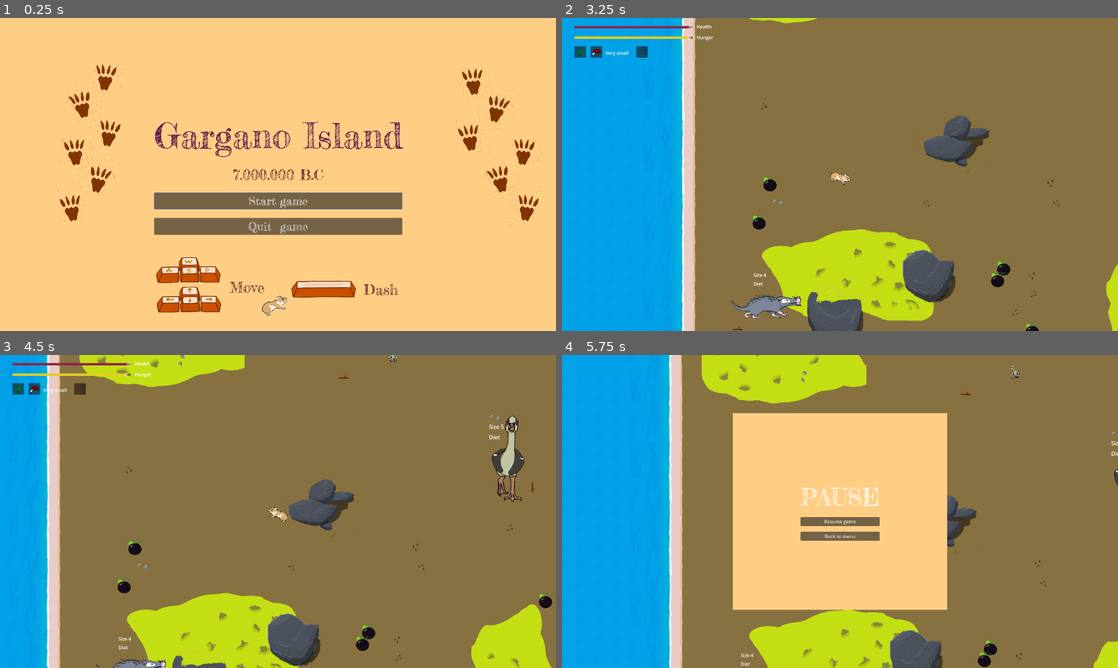
Above: before the commit, frames 1-4 (two rows, left to right).
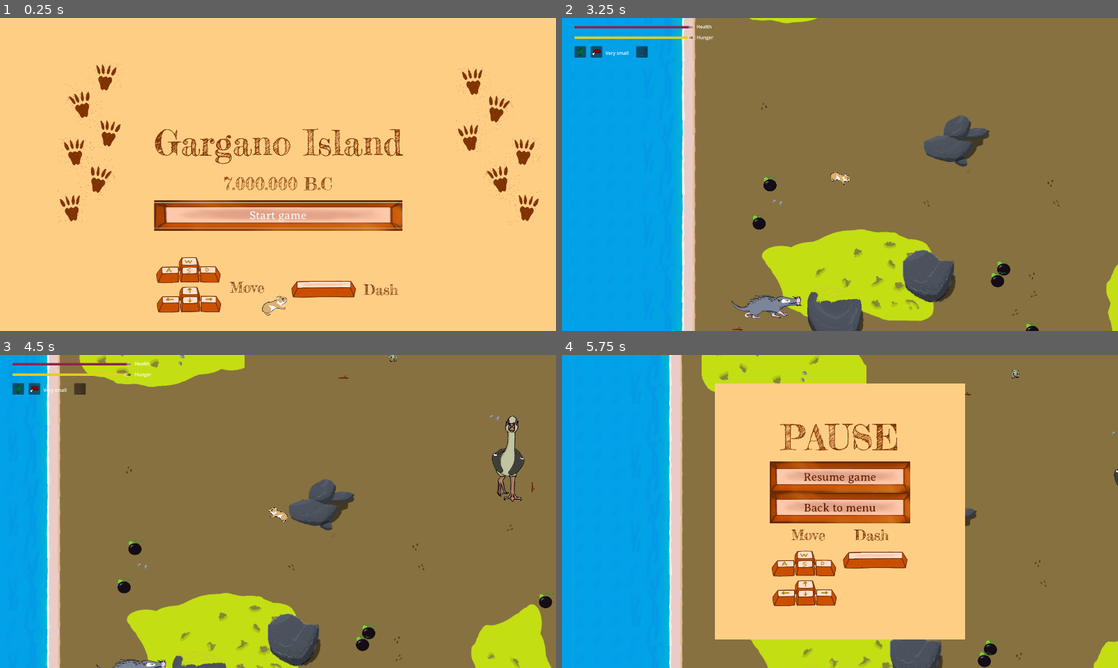
Above: after the commit, the same moments.

Repository: nialsiG/GMTK2024
Game: Godot game, scene res://scenes/start_menu.tscn
Same seed, same stepped clock (60 frames per second), same inputs: the game is played once before the commit and once after it. The engine's default icon, where the game draws it, is replaced by a stand-in: a white triangle on a blue panel in a dark square.
Inputs:
- Up to frame 1 (0.25 s): no input
- Up to frame 2 (3.25 s): click "Start game" at 0.5 s; hold D (move_right) 1.28-2.03 s; tap Space (attack) at 1.35, 2.1, 2.85 s; hold S (move_down) 2.03-2.78 s; hold D (move_right) from 2.78 s (still down)
- Up to frame 3 (4.5 s): release D (move_right) at 3.53 s; hold W (move_up) 3.53-4.28 s; tap Space (attack) at 3.6, 4.35 s; hold A (move_left) from 4.28 s (still down)
- Up to frame 4 (5.75 s): keep holding A (move_left); tap Escape (pause_unpause) at 4.9 s; tap Space (attack) at 5.1 s

The runs differ from the first frame. In frame 1, 8.5% of the frame differs, in the area x 27-73%, y 33-89%; in frame 2, less than 0.1%; in frame 3, less than 0.1%; in frame 4, 21%, in the area x 27-100%, y 3-100%.

Commit message:
polish - menus

Diff:
--- a/Gmtk 2024/resources/buttons/button_theme.tres
+++ b/Gmtk 2024/resources/buttons/button_theme.tres
@@ -1,7 +1,7 @@
 [gd_resource type="Theme" load_steps=2 format=3 uid="uid://cy4ctfdd5em41"]
 
-[ext_resource type="FontFile" uid="uid://cu62feaxfcqk8" path="res://assets/fonts/FrederickatheGreat-Regular.ttf" id="1_p8igi"]
+[ext_resource type="FontFile" uid="uid://bxidviks1lwgv" path="res://assets/fonts/AveriaSerifLibre-Regular.ttf" id="1_mtu2m"]
 
 [resource]
-default_font = ExtResource("1_p8igi")
+default_font = ExtResource("1_mtu2m")
 default_font_size = 40
--- /dev/null
+++ b/Gmtk 2024/resources/buttons/new_style_box_texture.tres
@@ -0,0 +1,10 @@
+[gd_resource type="StyleBoxTexture" load_steps=2 format=3 uid="uid://by586e7gx5rdv"]
+
+[ext_resource type="Texture2D" uid="uid://b2btcse5urg53" path="res://assets/sprites/Icons/button.png" id="1_j7fjv"]
+
+[resource]
+texture = ExtResource("1_j7fjv")
+texture_margin_top = 20.0
+texture_margin_bottom = 20.0
+expand_margin_top = 10.0
+expand_margin_bottom = 10.0
--- a/Gmtk 2024/resources/labels/text2.tres
+++ b/Gmtk 2024/resources/labels/text2.tres
@@ -1,4 +1,7 @@
-[gd_resource type="LabelSettings" format=3 uid="uid://csfqvnijlr80y"]
+[gd_resource type="LabelSettings" load_steps=2 format=3 uid="uid://csfqvnijlr80y"]
+
+[ext_resource type="FontFile" uid="uid://bxidviks1lwgv" path="res://assets/fonts/AveriaSerifLibre-Regular.ttf" id="1_5hyxi"]
 
 [resource]
-font_size = 40
+font = ExtResource("1_5hyxi")
+font_size = 50
--- a/Gmtk 2024/resources/labels/title1.tres
+++ b/Gmtk 2024/resources/labels/title1.tres
@@ -5,4 +5,4 @@
 [resource]
 font = ExtResource("1_bm3e0")
 font_size = 120
-font_color = Color(0.368627, 0.0980392, 0.290196, 1)
+font_color = Color(0.498039, 0.2, 0, 1)
--- a/Gmtk 2024/resources/labels/title3.tres
+++ b/Gmtk 2024/resources/labels/title3.tres
@@ -5,4 +5,4 @@
 [resource]
 font = ExtResource("1_mf6xf")
 font_size = 50
-font_color = Color(0.301961, 0.0941176, 0.109804, 1)
+font_color = Color(0.423529, 0.160784, 0, 1)
--- a/Gmtk 2024/scenes/Animals/Garganomis.tscn
+++ b/Gmtk 2024/scenes/Animals/Garganomis.tscn
@@ -34,3 +34,9 @@
 [node name="FleeingSoundPlayer" parent="." index="4"]
 stream = ExtResource("5_rmcm4")
 volume_db = 24.0
+
+[node name="SizeLabel" parent="." index="5"]
+visible = false
+
+[node name="DietLabel" parent="." index="6"]
+visible = false
--- a/Gmtk 2024/scenes/Animals/Mikrotia.tscn
+++ b/Gmtk 2024/scenes/Animals/Mikrotia.tscn
@@ -20,3 +20,9 @@
 
 [node name="FleeingSoundPlayer" parent="." index="4"]
 stream = ExtResource("4_bcon0")
+
+[node name="SizeLabel" parent="." index="5"]
+visible = false
+
+[node name="DietLabel" parent="." index="6"]
+visible = false
--- a/Gmtk 2024/scenes/Animals/Prolagus.tscn
+++ b/Gmtk 2024/scenes/Animals/Prolagus.tscn
@@ -11,3 +11,9 @@
 scale = Vector2(1, 1)
 sprite_frames = ExtResource("3_ttf2r")
 animation = &"Right"
+
+[node name="SizeLabel" parent="." index="5"]
+visible = false
+
+[node name="DietLabel" parent="." index="6"]
+visible = false
--- a/Gmtk 2024/scenes/Animals/Tyto.tscn
+++ b/Gmtk 2024/scenes/Animals/Tyto.tscn
@@ -31,3 +31,9 @@
 [node name="ChasingSoundPlayer" parent="." index="3"]
 stream = ExtResource("3_1a2ig")
 max_distance = 1000.0
+
+[node name="SizeLabel" parent="." index="5"]
+visible = false
+
+[node name="DietLabel" parent="." index="6"]
+visible = false
--- a/Gmtk 2024/scenes/Animals/deinogalerix.tscn
+++ b/Gmtk 2024/scenes/Animals/deinogalerix.tscn
@@ -36,6 +36,7 @@
 stream = ExtResource("3_0k1gt")
 
 [node name="SizeLabel" type="Label" parent="."]
+visible = false
 offset_left = -45.7143
 offset_top = -100.0
 offset_right = -5.71429
@@ -43,6 +44,7 @@
 text = "Size"
 
 [node name="DietLabel" type="Label" parent="."]
+visible = false
 offset_left = -45.7143
 offset_top = -70.0
 offset_right = -5.71428
--- a/Gmtk 2024/scenes/hud.tscn
+++ b/Gmtk 2024/scenes/hud.tscn
@@ -21,7 +21,9 @@
 [ext_resource type="Texture2D" uid="uid://b01fqvnsq7xg5" path="res://assets/sprites/Icons/IconOmni.png" id="11_x6noh"]
 [ext_resource type="Texture2D" uid="uid://c6j5robnmycuh" path="res://assets/sprites/Icons/IconSturdy.png" id="12_ppxa0"]
 [ext_resource type="Texture2D" uid="uid://36d5gr1c5m7h" path="res://assets/sprites/Icons/IconVegetarism.png" id="13_d4dqn"]
+[ext_resource type="LabelSettings" uid="uid://d0xafy67rfe8g" path="res://resources/labels/title1.tres" id="18_sj7dm"]
 [ext_resource type="LabelSettings" uid="uid://csfqvnijlr80y" path="res://resources/labels/text2.tres" id="20_421p3"]
+[ext_resource type="StyleBox" uid="uid://by586e7gx5rdv" path="res://resources/buttons/new_style_box_texture.tres" id="24_qu03e"]
 
 [sub_resource type="Gradient" id="Gradient_wctgb"]
 colors = PackedColorArray(0, 0, 0, 0.419608, 0, 0, 0, 0.898039)
@@ -134,7 +136,7 @@
 grow_horizontal = 2
 size_flags_vertical = 0
 text = "000"
-label_settings = ExtResource("8_8q417")
+label_settings = ExtResource("18_sj7dm")
 horizontal_alignment = 1
 vertical_alignment = 1
 
@@ -200,7 +202,7 @@
 offset_bottom = 99.0
 size_flags_vertical = 0
 text = "000"
-label_settings = ExtResource("8_8q417")
+label_settings = ExtResource("18_sj7dm")
 horizontal_alignment = 1
 vertical_alignment = 1
 
@@ -248,6 +250,14 @@
 offset_right = 1215.0
 offset_bottom = 1007.0
 theme = ExtResource("8_ao17w")
+theme_override_colors/font_color = Color(0.439216, 0.176471, 0.00392157, 1)
+theme_override_colors/font_pressed_color = Color(0.988235, 0.882353, 0.823529, 1)
+theme_override_colors/font_hover_color = Color(0.756863, 0.368627, 0.054902, 1)
+theme_override_colors/font_focus_color = Color(0.803922, 0.376471, 0.0470588, 1)
+theme_override_styles/normal = ExtResource("24_qu03e")
+theme_override_styles/hover = ExtResource("24_qu03e")
+theme_override_styles/pressed = ExtResource("24_qu03e")
+theme_override_styles/disabled = ExtResource("24_qu03e")
 text = "Back to menu"
 
 [connection signal="pressed" from="FinalScoreContainer/BackToMenuButton" to="." method="_on_back_to_menu_button_pressed"]
--- a/Gmtk 2024/scenes/pause_menu.tscn
+++ b/Gmtk 2024/scenes/pause_menu.tscn
@@ -1,7 +1,12 @@
-[gd_scene load_steps=3 format=3 uid="uid://6l4w61rf18jd"]
+[gd_scene load_steps=8 format=3 uid="uid://6l4w61rf18jd"]
 
 [ext_resource type="Script" path="res://scripts/pause_menu.gd" id="1_4dify"]
-[ext_resource type="LabelSettings" uid="uid://coadgxydvrogy" path="res://resources/labels/title2.tres" id="2_3kwnb"]
+[ext_resource type="LabelSettings" uid="uid://d0xafy67rfe8g" path="res://resources/labels/title1.tres" id="2_iwr68"]
+[ext_resource type="LabelSettings" uid="uid://bn0y2ipsuysdl" path="res://resources/labels/title3.tres" id="3_4uvse"]
+[ext_resource type="Theme" uid="uid://cy4ctfdd5em41" path="res://resources/buttons/button_theme.tres" id="3_e0r3w"]
+[ext_resource type="Texture2D" uid="uid://ce8mkxv2baxkm" path="res://assets/sprites/Other/MoveIcon.png" id="4_ahtax"]
+[ext_resource type="StyleBox" uid="uid://by586e7gx5rdv" path="res://resources/buttons/new_style_box_texture.tres" id="4_cxnfk"]
+[ext_resource type="Texture2D" uid="uid://875s1xw1xkow" path="res://assets/sprites/Other/DashKeyIcon.png" id="5_y5yq5"]
 
 [node name="pause_menu" type="Control"]
 layout_mode = 3
@@ -19,10 +24,10 @@
 anchor_top = 0.5
 anchor_right = 0.5
 anchor_bottom = 0.5
-offset_left = -371.0
-offset_top = -339.0
-offset_right = 371.0
-offset_bottom = 339.0
+offset_left = -432.0
+offset_top = -442.0
+offset_right = 432.0
+offset_bottom = 442.0
 grow_horizontal = 2
 grow_vertical = 2
 color = Color(1, 0.807843, 0.521569, 1)
@@ -45,18 +50,65 @@
 [node name="Label" type="Label" parent="VBoxContainer"]
 layout_mode = 2
 text = "PAUSE"
-label_settings = ExtResource("2_3kwnb")
+label_settings = ExtResource("2_iwr68")
 horizontal_alignment = 1
 
 [node name="resume_button" type="Button" parent="VBoxContainer"]
 layout_mode = 2
 focus_neighbor_top = NodePath("../back_to_menu_button")
+theme = ExtResource("3_e0r3w")
+theme_override_colors/font_color = Color(0.423529, 0.160784, 0, 1)
+theme_override_colors/font_pressed_color = Color(0.792157, 0.376471, 0.0627451, 1)
+theme_override_colors/font_hover_color = Color(1, 1, 1, 1)
+theme_override_colors/font_focus_color = Color(0.815686, 0.415686, 0.0823529, 1)
+theme_override_styles/normal = ExtResource("4_cxnfk")
+theme_override_styles/hover = ExtResource("4_cxnfk")
+theme_override_styles/pressed = ExtResource("4_cxnfk")
+theme_override_styles/disabled = ExtResource("4_cxnfk")
 text = "Resume game"
 
 [node name="back_to_menu_button" type="Button" parent="VBoxContainer"]
 layout_mode = 2
 focus_neighbor_bottom = NodePath("../resume_button")
+theme = ExtResource("3_e0r3w")
+theme_override_colors/font_color = Color(0.423529, 0.160784, 0, 1)
+theme_override_colors/font_pressed_color = Color(0.792157, 0.376471, 0.0627451, 1)
+theme_override_colors/font_hover_color = Color(1, 1, 1, 1)
+theme_override_colors/font_focus_color = Color(0.815686, 0.415686, 0.0823529, 1)
+theme_override_styles/normal = ExtResource("4_cxnfk")
+theme_override_styles/hover = ExtResource("4_cxnfk")
+theme_override_styles/pressed = ExtResource("4_cxnfk")
+theme_override_styles/disabled = ExtResource("4_cxnfk")
 text = "Back to menu"
+
+[node name="HBoxContainer" type="HBoxContainer" parent="VBoxContainer"]
+layout_mode = 2
+theme_override_constants/separation = 100
+alignment = 1
+
+[node name="Label" type="Label" parent="VBoxContainer/HBoxContainer"]
+layout_mode = 2
+text = "Move"
+label_settings = ExtResource("3_4uvse")
+
+[node name="Label2" type="Label" parent="VBoxContainer/HBoxContainer"]
+layout_mode = 2
+text = "Dash"
+label_settings = ExtResource("3_4uvse")
+
+[node name="HBoxContainer2" type="HBoxContainer" parent="VBoxContainer"]
+layout_mode = 2
+alignment = 1
+
+[node name="TextureRect5" type="TextureRect" parent="VBoxContainer/HBoxContainer2"]
+layout_mode = 2
+texture = ExtResource("4_ahtax")
+stretch_mode = 4
+
+[node name="TextureRect6" type="TextureRect" parent="VBoxContainer/HBoxContainer2"]
+layout_mode = 2
+texture = ExtResource("5_y5yq5")
+stretch_mode = 4
 
 [connection signal="pressed" from="VBoxContainer/resume_button" to="." method="_on_resume_button_pressed"]
 [connection signal="pressed" from="VBoxContainer/back_to_menu_button" to="." method="_on_back_to_menu_button_pressed"]
--- a/Gmtk 2024/scenes/start_menu.tscn
+++ b/Gmtk 2024/scenes/start_menu.tscn
@@ -7,14 +7,15 @@
 [ext_resource type="FontFile" uid="uid://cu62feaxfcqk8" path="res://assets/fonts/FrederickatheGreat-Regular.ttf" id="5_qj008"]
 [ext_resource type="AudioStream" uid="uid://dpox0yxacwbcs" path="res://assets/Sounds/aggresive_goose.mp3" id="5_wla5a"]
 [ext_resource type="SpriteFrames" uid="uid://cgwmfc675gf35" path="res://assets/sprites/player.tres" id="6_2iajs"]
+[ext_resource type="StyleBox" uid="uid://by586e7gx5rdv" path="res://resources/buttons/new_style_box_texture.tres" id="7_1ysxi"]
 [ext_resource type="Texture2D" uid="uid://ce8mkxv2baxkm" path="res://assets/sprites/Other/MoveIcon.png" id="7_6ftc6"]
 [ext_resource type="Texture2D" uid="uid://875s1xw1xkow" path="res://assets/sprites/Other/DashKeyIcon.png" id="8_bqtse"]
 [ext_resource type="LabelSettings" uid="uid://bn0y2ipsuysdl" path="res://resources/labels/title3.tres" id="9_o84i5"]
 
 [sub_resource type="LabelSettings" id="LabelSettings_6q3vm"]
 font = ExtResource("5_qj008")
-font_size = 50
-font_color = Color(0.301961, 0.0941176, 0.109804, 1)
+font_size = 60
+font_color = Color(0.501961, 0.207843, 0.00392157, 1)
 
 [node name="start_menu" type="Node"]
 process_mode = 3
@@ -74,9 +75,17 @@
 layout_mode = 2
 focus_neighbor_top = NodePath("../quit_button2")
 theme = ExtResource("3_jex88")
+theme_override_colors/font_color = Color(0.498039, 0.2, 0, 1)
+theme_override_colors/font_pressed_color = Color(1, 1, 1, 1)
+theme_override_colors/font_hover_color = Color(0.231373, 0, 0, 1)
+theme_override_styles/normal = ExtResource("7_1ysxi")
+theme_override_styles/hover = ExtResource("7_1ysxi")
+theme_override_styles/pressed = ExtResource("7_1ysxi")
+theme_override_styles/disabled = ExtResource("7_1ysxi")
 text = "Start game"
 
 [node name="quit_button2" type="Button" parent="CanvasLayer/VBoxContainer"]
+visible = false
 layout_mode = 2
 focus_neighbor_bottom = NodePath("../start_button")
 theme = ExtResource("3_jex88")
Binary file added: Gmtk 2024/assets/fonts/AveriaSerifLibre-Regular.ttf
Not shown, added: Gmtk 2024/assets/fonts/AveriaSerifLibre-Regular.ttf.import
Binary file added: Gmtk 2024/assets/sprites/Icons/button.png
Not shown, added: Gmtk 2024/assets/sprites/Icons/button.png.import
Not shown: 1 places in Gmtk 2024/scenes/hud.tscn that only renumber resources
Not shown: 1 places in Gmtk 2024/scenes/start_menu.tscn that only renumber resources
